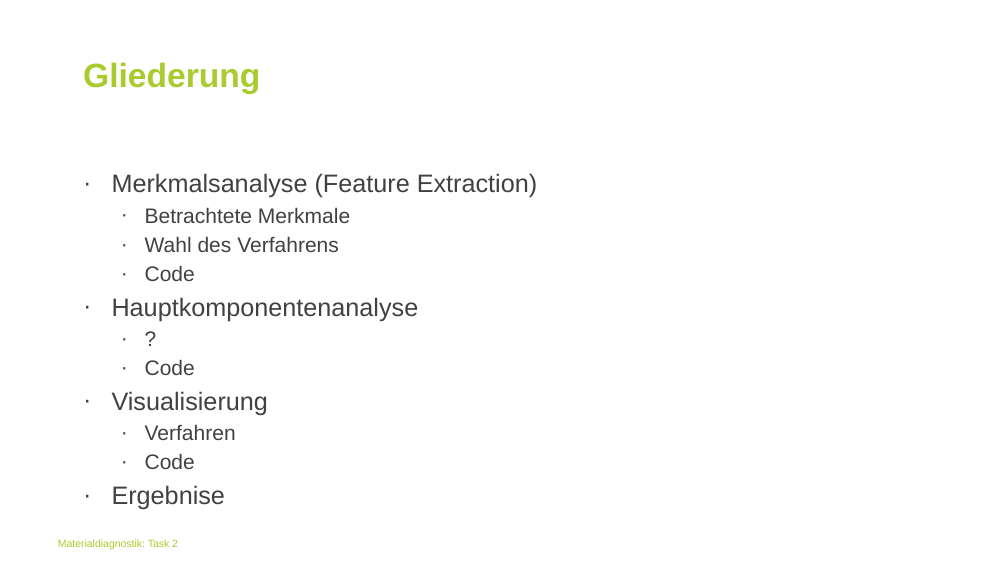
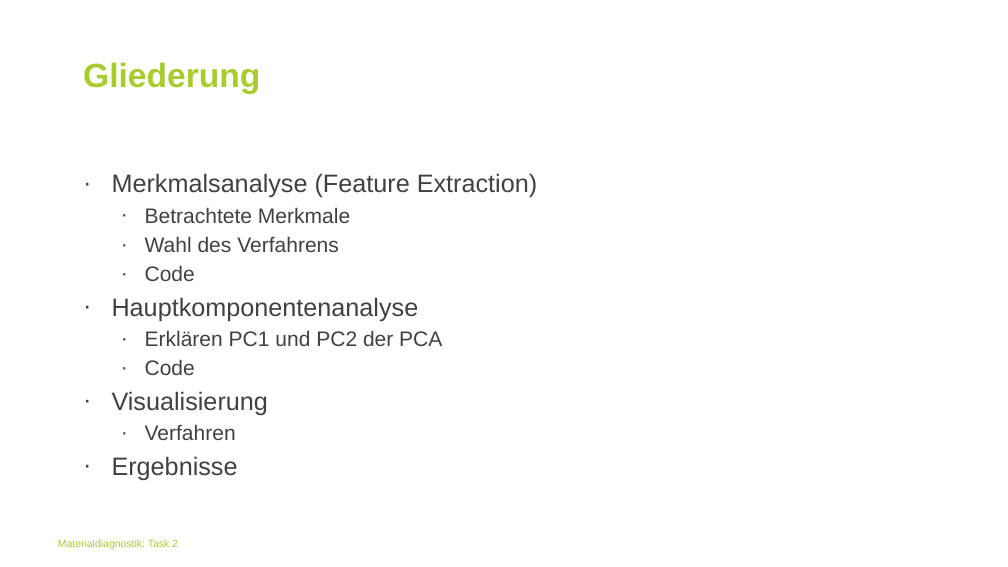
Before and after one commit to BGielczynski/AI_diagnostics, a slide deck: slide 2 of Task_2/Task2Powerpoint.pptx. Drawn at 1008x567 pixels with LibreOffice and Linux fonts; fonts in the diff are those of the drawing; background and template pictures are left out. Boxes give left, top, right and bottom in pixels: in the first picture for what was removed or moved away, otherwise in the second. Text is boxed around its words. In the diff, an @@ line names an element or a change of style, - is before the commit and + after.

```diff
--- a/Task_2/Task2Powerpoint.pptx
+++ b/Task_2/Task2Powerpoint.pptx
@@ text at bbox=[145, 330, 442, 346]: text changed @@
-  · ?
+  · Erklären PC1 und PC2 der PCA
@@ text at bbox=[112, 456, 238, 480]: text changed @@
-  · Code
-· Ergebnise
+· Ergebnisse
```
Also in this commit, not shown: 1 other slide changed, 5 other files.
